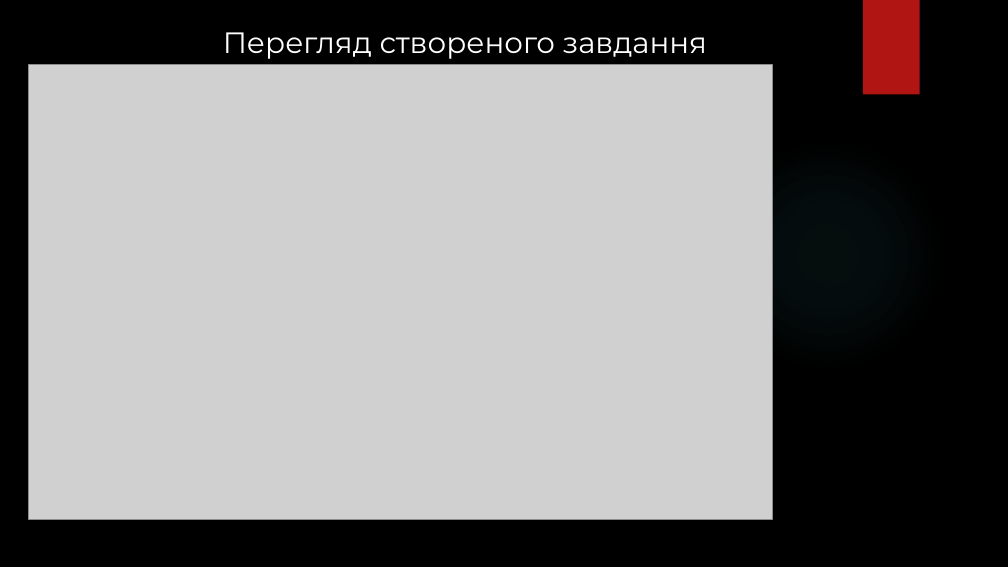
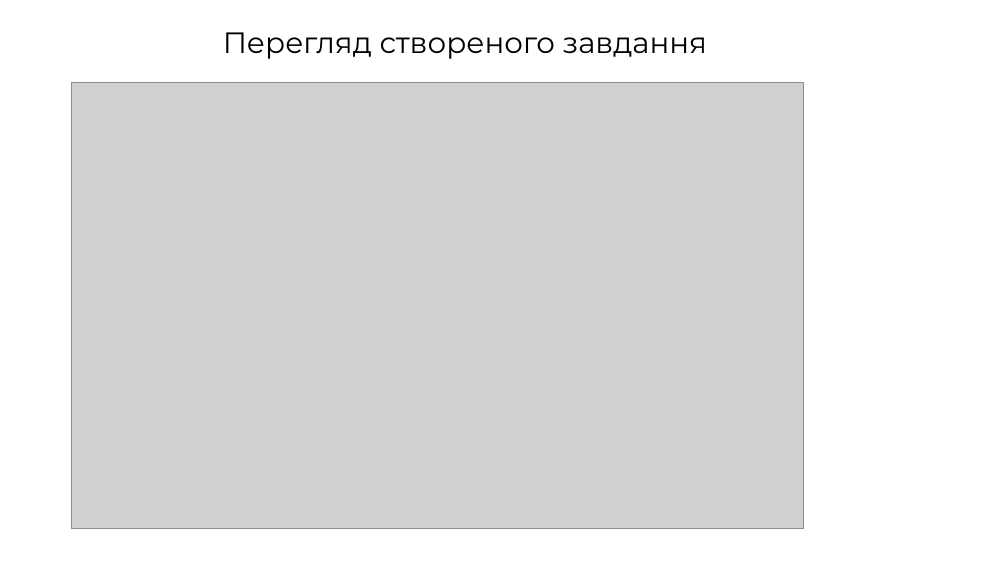
Before and after one commit to PavlezT/Reckon, a slide deck: slide 15 of documents/Супер_захист_ПавленкоВ.М.pptx (slide 14 before the commit). Drawn at 1008x567 pixels with LibreOffice and Linux fonts; fonts in the diff are those of the drawing; grey boxes stand for pictures; background and template pictures are left out. Boxes give left, top, right and bottom in pixels: in the first picture for what was removed or moved away, otherwise in the second. Text is boxed around its words. In the diff, an @@ line names an element or a change of style, - is before the commit and + after.

```diff
--- a/documents/Супер_захист_ПавленкоВ.М.pptx
+++ b/documents/Супер_захист_ПавленкоВ.М.pptx
@@ background picture (left out) to #FFFFFF @@
@@ text "Перегляд створеного завдання" at [223, 32, 707, 59]: text colour #FFFFFF to #000000 @@
@@ rectangle removed at [863, 0, 920, 95] @@
@@ picture: place and size @@
-picture at [29, 64, 773, 520]
+picture at [72, 82, 803, 529]
@@ ellipse removed at [712, 138, 944, 371] @@
```
Also in this commit, not shown: 12 other slides changed, 7 slides added, 4 slides removed, 2 other files.
